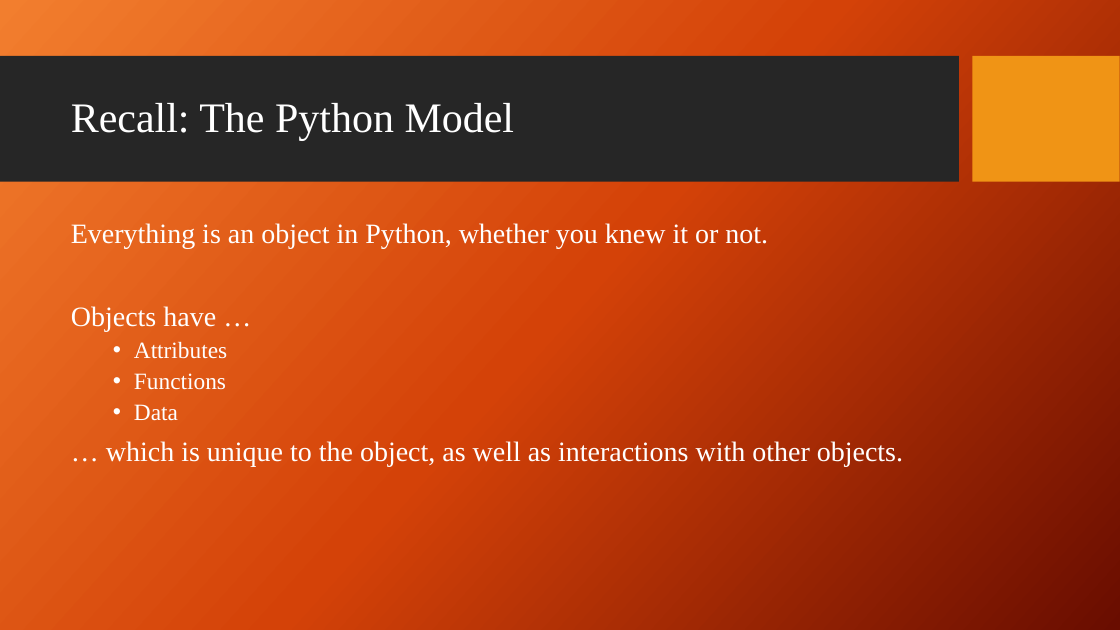
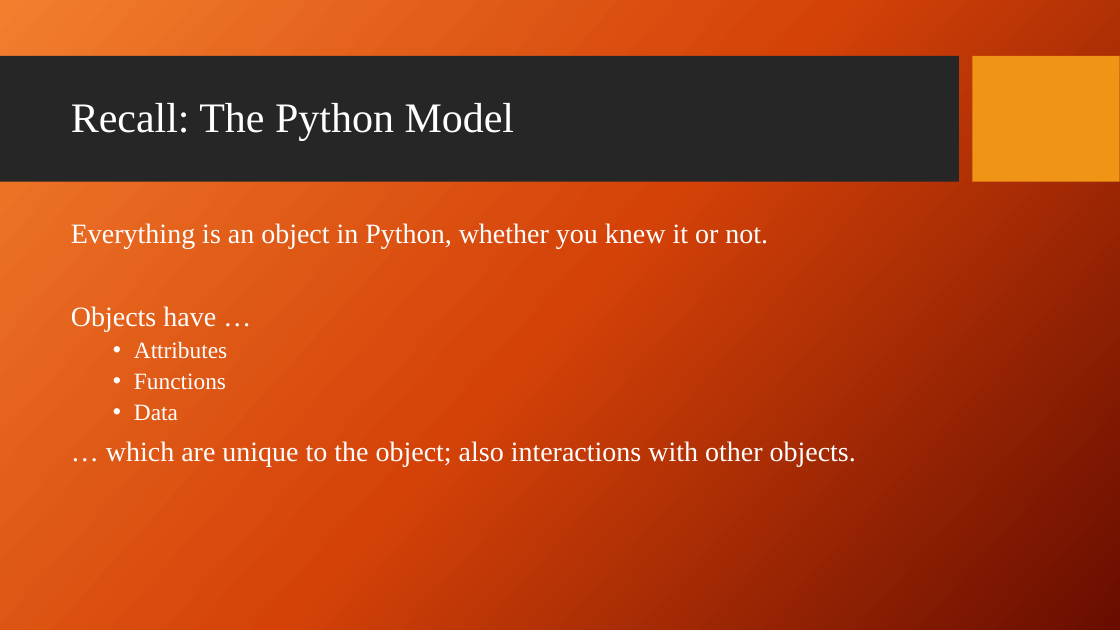
Before and after one commit to giganano/PythonBootcamp, a slide deck: slide 3 of slides/classes.pptx. Drawn at 1120x630 pixels with LibreOffice and Linux fonts; fonts in the diff are those of the drawing; background and template pictures are left out. Boxes give left, top, right and bottom in pixels: in the first picture for what was removed or moved away, otherwise in the second. Text is boxed around its words. In the diff, an @@ line names an element or a change of style, - is before the commit and + after.

```diff
--- a/slides/classes.pptx
+++ b/slides/classes.pptx
@@ text at bbox=[106, 441, 856, 467]: text changed @@
-… which is unique to the object, as well as interactions with other objects.
+… which are unique to the object; also interactions with other objects.
```
Also in this commit, not shown: 3 other slides changed, 1 other file.
